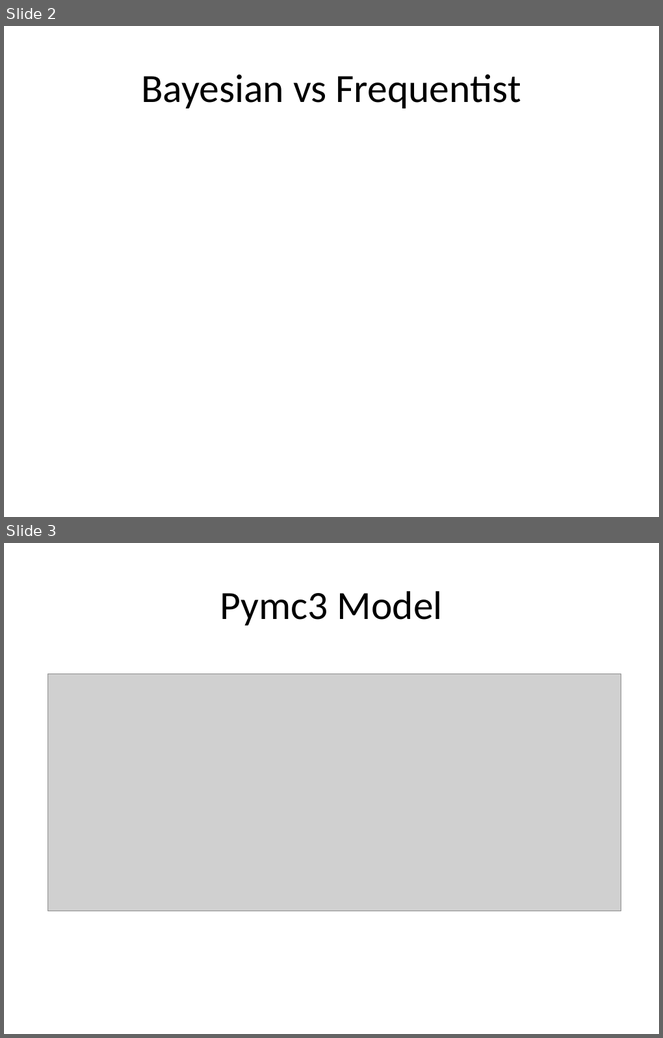
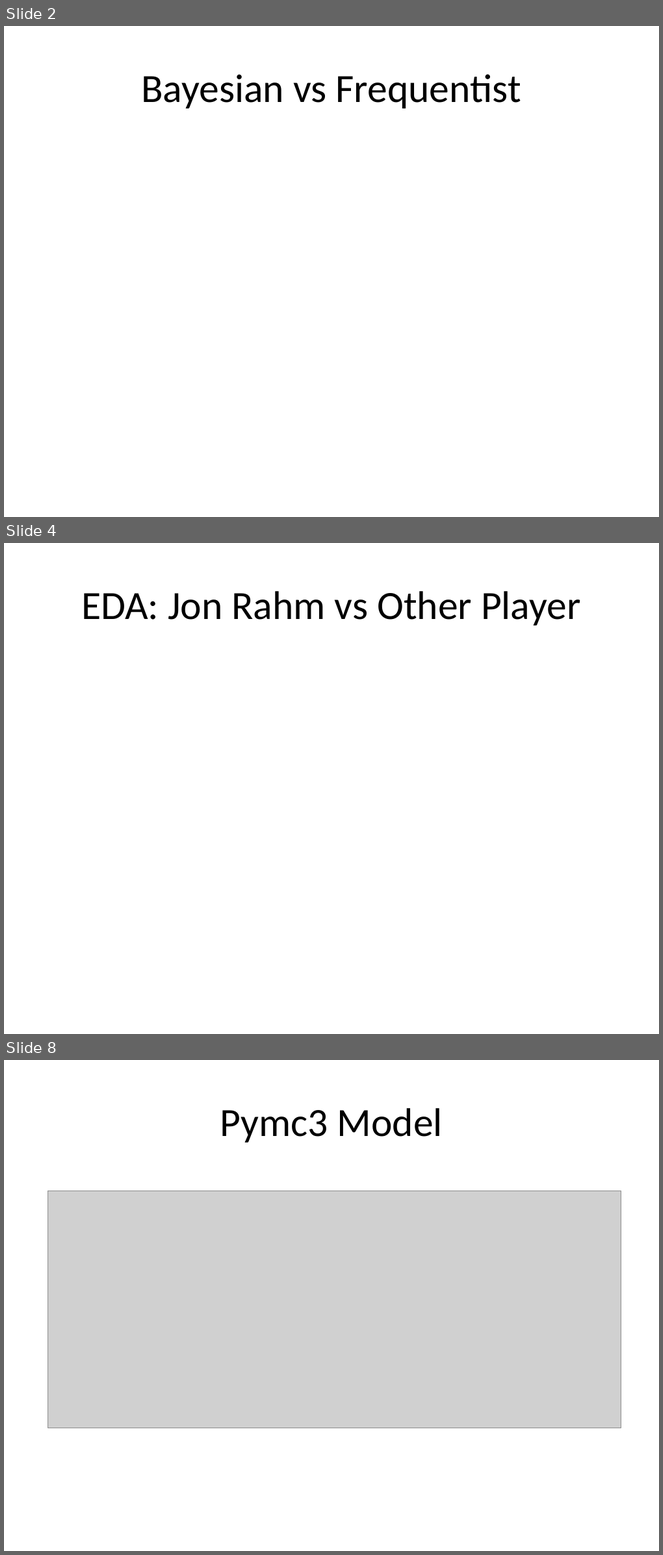
Before and after one commit to killianfarrell2/PGA_Golf, a slide deck: Tournament_level_model/Presentation/PGA_Tour_golf.pptx. Shown one above the other, each under a label of ours: slides 2 and 3 before the commit, slides 2, 4 and 8 after it; the slides between them are not shown. The pictures are 663x1038 and 663x1555 pixels, drawn with LibreOffice and Linux fonts; fonts in the diff are those of the drawing; grey boxes stand for pictures. Boxes give left, top, right and bottom in pixels: in the first picture for what was removed or moved away, otherwise in the second. Text is boxed around its words. In the diff, an @@ line names an element or a change of style, - is before the commit and + after.

```diff
--- a/Tournament_level_model/Presentation/PGA_Tour_golf.pptx
+++ b/Tournament_level_model/Presentation/PGA_Tour_golf.pptx
@@ slide 4 added at [4,543,659,1034], background #FFFFFF @@
@@ title added at [81,591,581,626], 44 pt, text #000000 @@
+EDA: Jon Rahm vs Other Player
@@ what was slide 3 is now slide 8 @@
```
Also in this commit, not shown: 5 other slides added, 1 slide removed, 2 other files.
